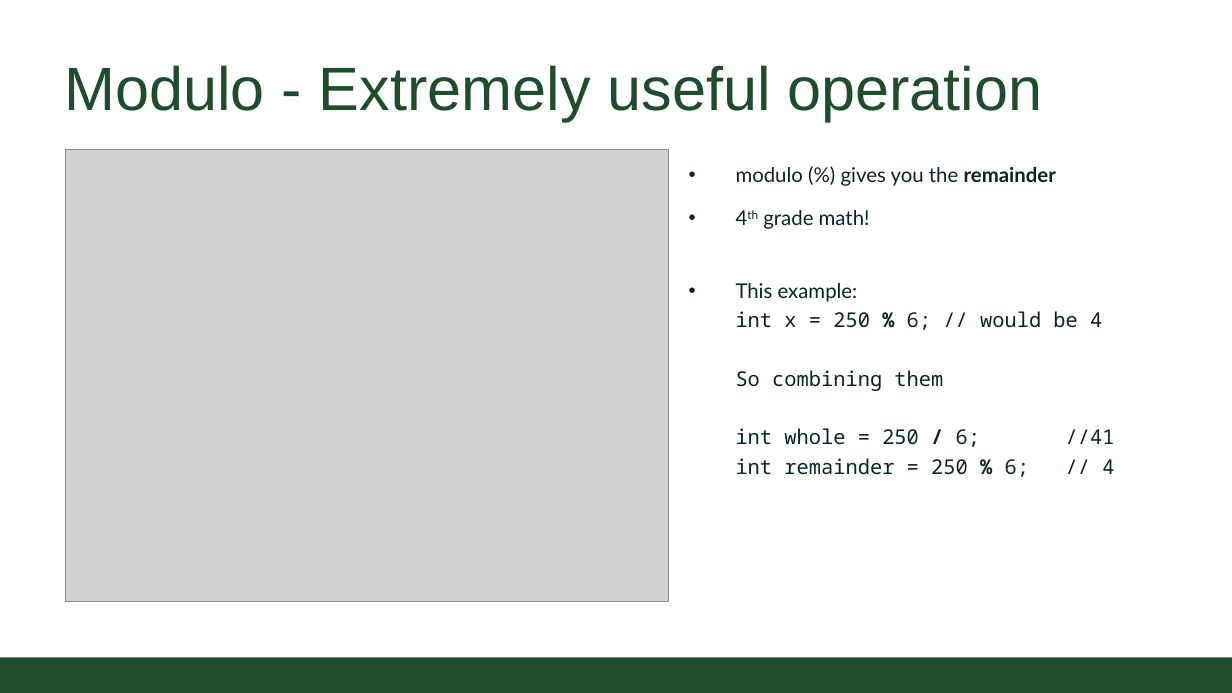
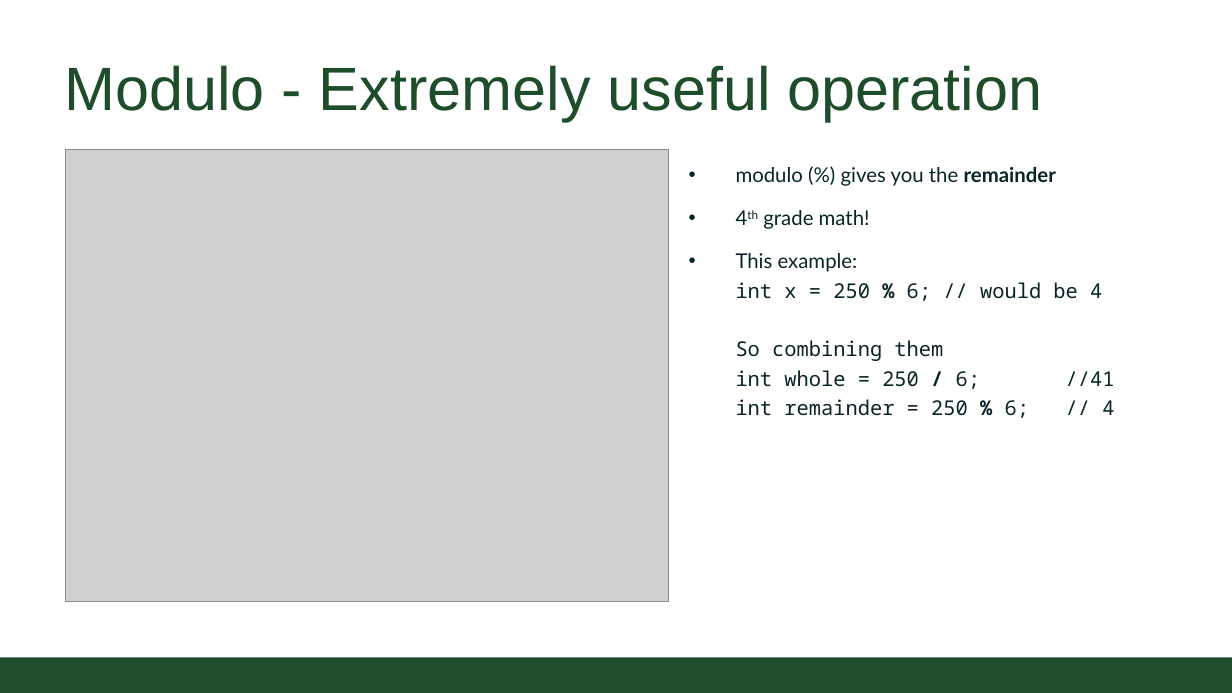
Before and after one commit to coloradostateuniversity/CSUCS1ClassExamples, a slide deck: slide 4 of slides/Online/2020/07c - modulo.pptx. Drawn at 1232x693 pixels with LibreOffice and Linux fonts; fonts in the diff are those of the drawing; grey boxes stand for pictures; background and template pictures are left out. Boxes give left, top, right and bottom in pixels: in the first picture for what was removed or moved away, otherwise in the second. Text is boxed around its words. In the diff, an @@ line names an element or a change of style, - is before the commit and + after.

```diff
--- a/slides/Online/2020/07c - modulo.pptx
+++ b/slides/Online/2020/07c - modulo.pptx
@@ text "modulo (%) gives you the ..." rewrapped from (736,167,1114,477) to (736,167,1114,418) @@
```
Also in this commit, not shown: 4 other slides changed, 8 other files.
